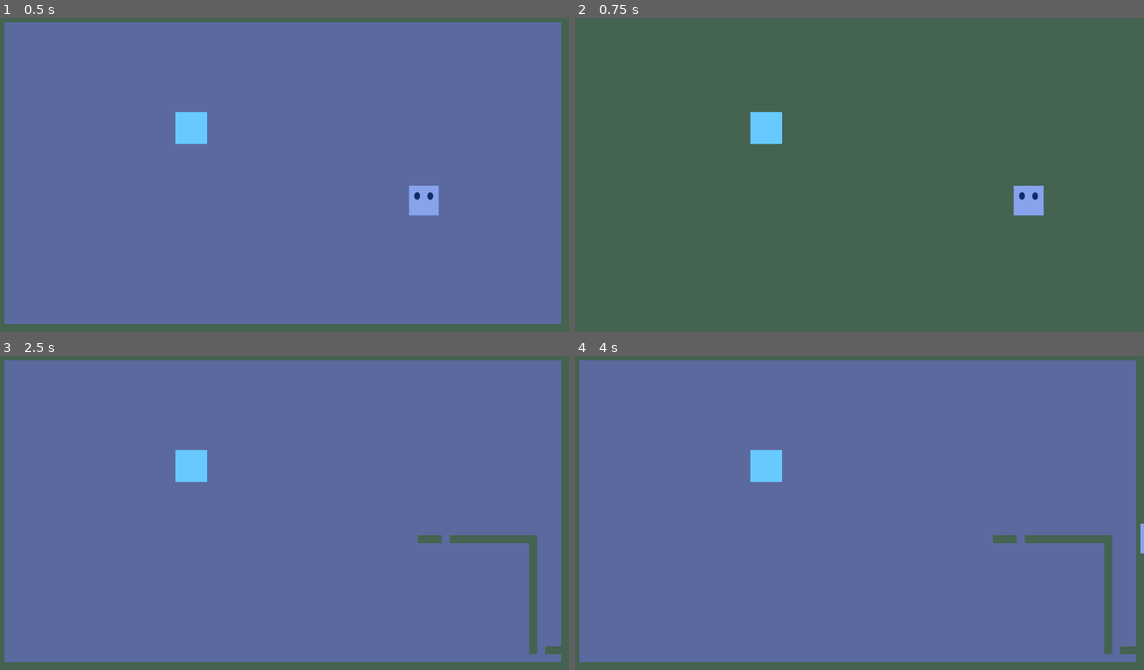
Above: before the commit, frames 1-4 (two rows, left to right).
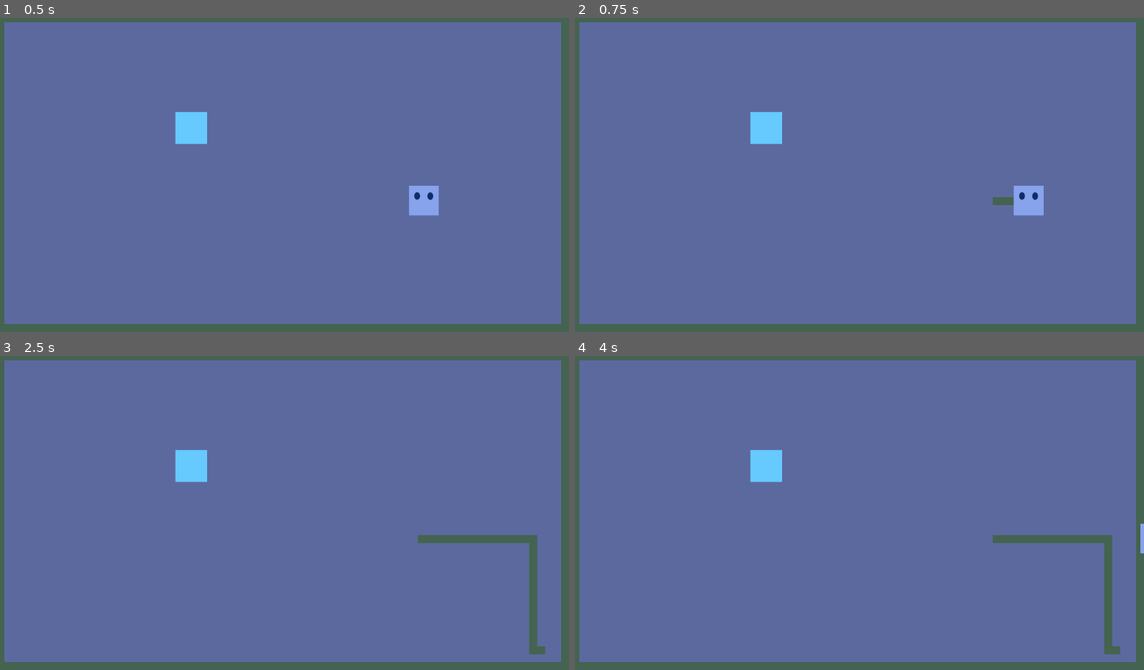
Above: after the commit, the same moments.

Repository: Ahmed-Dardouri/tile_eater
Game: Godot game, scene res://scenes/game.tscn
The game is run twice, just before and just after one commit, with the same random seed, the same clock (stepped at 60 frames per second) and the same inputs.
Inputs (mouse positions are in pixels of both pictures, inside the frame that each line leads up to):
- Up to frame 1 (0.5 s): no input
- Up to frame 2 (0.75 s): tap Enter at 0.5 s; move the mouse to (984, 156) at 0.52 s; hold Right (ui_right) from 0.53 s (still down); hold S (switch) from 0.53 s (still down); click (984, 156) at 0.67 s
- Up to frame 3 (2.5 s): move the mouse to (170, 528) at 1.27 s; release Right (ui_right) at 1.28 s; release S (switch) at 1.28 s; hold Down (ui_down) 1.28-2.03 s; tap S (switch) at 1.35 s; click (170, 528) at 1.42 s; move the mouse to (341, 440) at 2.02 s; hold Right (ui_right) from 2.03 s (still down); hold S (switch) from 2.03 s (still down); tap F at 2.1 s; click (341, 440) at 2.17 s
- Up to frame 4 (4 s): tap Space at 2.75 s; move the mouse to (831, 575) at 2.77 s; release Right (ui_right) at 2.78 s; release S (switch) at 2.78 s; hold Up (ui_up) 2.78-3.53 s; tap S (switch) at 2.85 s; click (831, 575) at 2.92 s; tap Enter at 3.5 s; move the mouse to (1030, 560) at 3.52 s; hold Left (ui_left) from 3.53 s (still down); hold S (switch) from 3.53 s (still down); click (1030, 560) at 3.67 s

Frame 1 is identical in both runs. In frame 2, 93% of the frame differs, in the area x 0-99%, y 1-98%; in frame 3, 0.1%; in frame 4, 0.1%.

Commit message:
Mouse cursor is the enemy

Diff:
--- a/scripts/player_cursor.gd
+++ b/scripts/player_cursor.gd
@@ -9,6 +9,13 @@
 var top_left_corner := Vector2(0, 0)
 var bottom_right_corner := Vector2(0, 0)
 var edge_half_size = Vector2(10, 10)
+
+var previous_tile := Vector2.ZERO
+var is_previous_tile_claimed := true
+
+
+func _ready() -> void:
+	previous_tile = tilemapper.GetTileFromGlobalPos(position)
 
 
 func _input(event: InputEvent) -> void:
@@ -33,6 +40,17 @@
 
 
 func setTiles():
-	var tile_coords = tilemapper.GetTileFromGlobalPos(position)
+	var cur_tile_coords = tilemapper.GetTileFromGlobalPos(position)
+	var is_cur_tile_claimed = tilemapper.TileClaimed(cur_tile_coords.x, cur_tile_coords.y)
 
-	tilemapper.ClaimTile(tile_coords.x, tile_coords.y)
+	if !is_cur_tile_claimed:
+		tilemapper.ClaimTile(cur_tile_coords.x, cur_tile_coords.y)
+
+	if is_cur_tile_claimed && !is_previous_tile_claimed && cur_tile_coords != previous_tile:
+		var mouse_pos_global = get_global_mouse_position()
+		var tile_coords = tilemapper.GetTileFromGlobalPos(mouse_pos_global)
+		tilemapper.CutRegion(tile_coords.x, tile_coords.y)
+
+	if cur_tile_coords != previous_tile:
+		previous_tile = cur_tile_coords
+		is_previous_tile_claimed = is_cur_tile_claimed
--- a/scripts/tile_mapper.gd
+++ b/scripts/tile_mapper.gd
@@ -4,28 +4,32 @@
 
 @onready var active_layer := layerA
 
+
 # Called when the node enters the scene tree for the first time.
 func _ready() -> void:
 	layerB.visible = false
 	fillHiddenLayerAsSafe()
-	pass # Replace with function body.
+	pass  # Replace with function body.
 
 
 # Called every frame. 'delta' is the elapsed time since the previous frame.
 func _process(delta: float) -> void:
 	pass
 
+
 func getActiveLayer() -> TileMapLayer:
 	return active_layer
 
+
 func getHiddenLayer() -> TileMapLayer:
-	if(active_layer == layerA):
+	if active_layer == layerA:
 		return layerB
 	else:
 		return layerA
 
+
 func switchLayer():
-	if(active_layer == layerA):
+	if active_layer == layerA:
 		active_layer = layerB
 		layerA.visible = false
 		layerB.visible = true
@@ -34,18 +38,24 @@
 		layerA.visible = true
 		layerB.visible = false
 
+
 func fillHiddenLayerAsSafe():
 	var hiddenLayer := getHiddenLayer()
 	hiddenLayer.FillAllAsClaimed()
 
-func floodFill(x,y):
+
+func floodFill(x, y):
 	var activeLayer := getActiveLayer()
 	var hiddenLayer := getHiddenLayer()
 
 	var stack = [Vector2i(x, y)]
 	while stack.size() > 0:
 		var pos = stack.pop_back()
-		if !activeLayer.boundCheck(pos.x, pos.y) || activeLayer.tileClaimed(pos.x, pos.y) || !hiddenLayer.tileClaimed(pos.x, pos.y):
+		if (
+			!activeLayer.boundCheck(pos.x, pos.y)
+			|| activeLayer.tileClaimed(pos.x, pos.y)
+			|| !hiddenLayer.tileClaimed(pos.x, pos.y)
+		):
 			continue
 
 		hiddenLayer.unclaim_tile(pos.x, pos.y)
@@ -55,17 +65,20 @@
 		stack.append(pos + Vector2i(0, -1))
 
 
-func CutRegion(x,y):
-	floodFill(x,y)
+func CutRegion(x, y):
+	floodFill(x, y)
 	switchLayer()
 	fillHiddenLayerAsSafe()
 
-func ClaimTile(x,y):
-	active_layer.claim_tile(x,y)
 
-func TileClaimed(x,y) -> bool:
-	var hiddenLayer := getHiddenLayer()
-	return hiddenLayer.tileClaimed(x,y)
+func ClaimTile(x, y):
+	active_layer.claim_tile(x, y)
+
+
+func TileClaimed(x, y) -> bool:
+	var activeLayer := getActiveLayer()
+	return activeLayer.tileClaimed(x, y)
+
 
 func GetTileFromGlobalPos(pos: Vector2) -> Vector2:
 	return active_layer.local_to_map(active_layer.to_local(pos))
